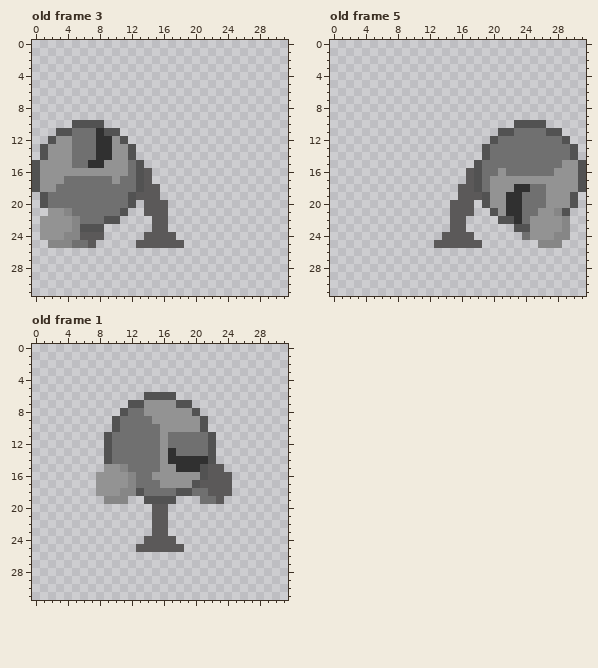
One commit to this pixel-art file: Little_Warrior_Reboot/Assets/Sprites/Animation/Misc/SandboxTrainingDummyHeavyHit.aseprite. That is the earlier state.
32x32 pixels, 6 frames. Shown: old frame 3, old frame 5, old frame 1. The commit also changed other frames, which this record leaves out.
New version:
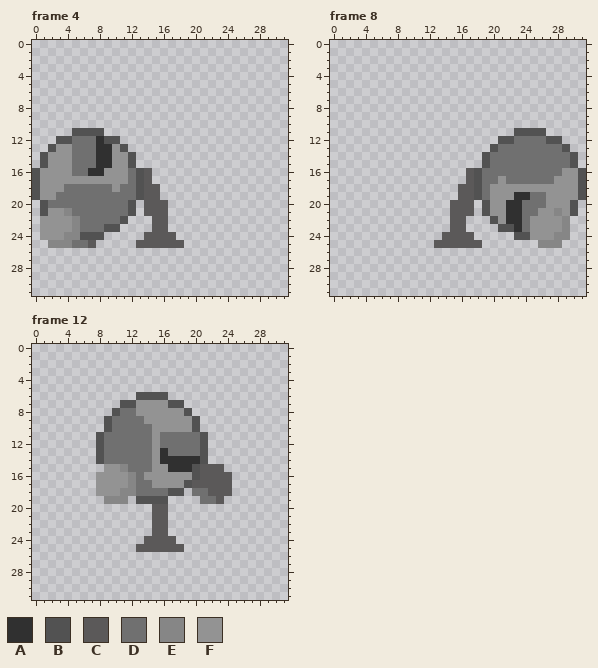
Palette (. is transparent): A #303030  B #525252  C #5b5959  D #707070  E #868686  F #939393
A new or re-ordered frame is compared with the old frame closest to it.
From old to new:
frames 6 -> 17
frames re-ordered
Frame 4 is new; against old frame 3, layer "Layer 1":
y 10: x 5..8 BBBB -> ....
y 11: x 3..10 BBDDDABB -> ..BBBB..
y 12: x 2..4 BFF -> .BB; x 9..11 AFB -> BB.
y 13: x 1..2 BF -> .B; x 11..12 FB -> B.
y 15: x 0..1 BF -> .B; x 7 A -> D; x 9 F -> A; x 12..13 DB -> B.
y 16: x 5..8 FFFF -> DDAA
y 17: x 4..9 DDDDDD -> FFFFFF; x 11 D -> F
y 18: x 3 D -> F; x 10 D -> F
y 19: x 0..2 .BD -> BFF; x 12..13 BC -> DB
y 21: x 1 . -> B; x 11..12 B. -> DB
y 22: x 9..11 BB. -> DDB
y 23: x 6..10 BBB.. -> DDDBB
y 24: x 6..8 CCC -> BBB
Frame 8 is new; against old frame 5, layer "Layer 1":
y 10: x 23..26 BBBB -> ....
y 11: x 21..28 BBDDDDBB -> ..BBBB..
y 12: x 20..22 BDD -> .BB; x 27..29 DDB -> BB.
y 13: x 19..20 BD -> .B; x 29..30 DB -> B.
y 15: x 18..19 BD -> .B; x 29..31 FFB -> DB.
y 16: x 21 F -> D; x 28 F -> D
y 17: x 20 F -> D; x 22..27 FFFFFF -> DDDDDD
y 18: x 23..26 AADD -> FFFF
y 19: x 18..19 CB -> BD; x 22 A -> F; x 24 D -> A; x 30..31 B. -> FB
y 21: x 19..20 .B -> BF; x 29..30 B. -> FB
y 22: x 20..22 .BB -> BFA
y 23: x 21..24 ..BB -> BBAD
y 24: x 23..24 .D -> BB
Frame 12 against old frame 1, layer "Layer 1":
y 6: x 13 . -> B; x 17 B -> .
y 7: x 11 . -> B; x 13 B -> F; x 17 F -> B; x 19 B -> .
y 8: x 10..11 .B -> BD; x 13 D -> F; x 19..20 FB -> B.
y 9: x 9..10 .B -> BD; x 14 D -> F; x 20..21 FB -> B.
y 10: x 9..10 .B -> BD; x 15 D -> F; x 20..21 FB -> B.
y 11..12: x 8..9 .B -> BD; x 15..16 DF -> FD; x 21..22 DB -> B.
y 13: x 8..9 .B -> BD; x 15..17 DFA -> FAD; x 21..22 DB -> B.
y 14: x 8..9 .B -> BD; x 15..16 DF -> FA; x 21..22 AB -> B.
y 15: x 15 D -> F; x 17 F -> A; x 20..21 AB -> BC
y 16: x 14 D -> F; x 20..21 FB -> BC
y 17: x 15 D -> F; x 19..20 FB -> BC
y 18: x 13 B -> D; x 17 D -> B; x 19 B -> .
y 19: x 13 . -> B; x 17 B -> .
